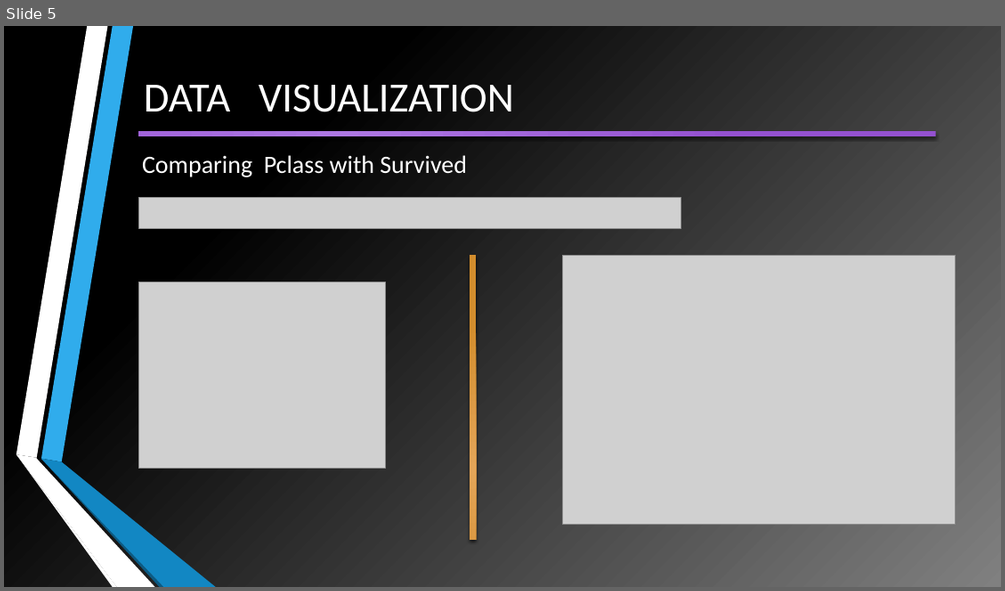
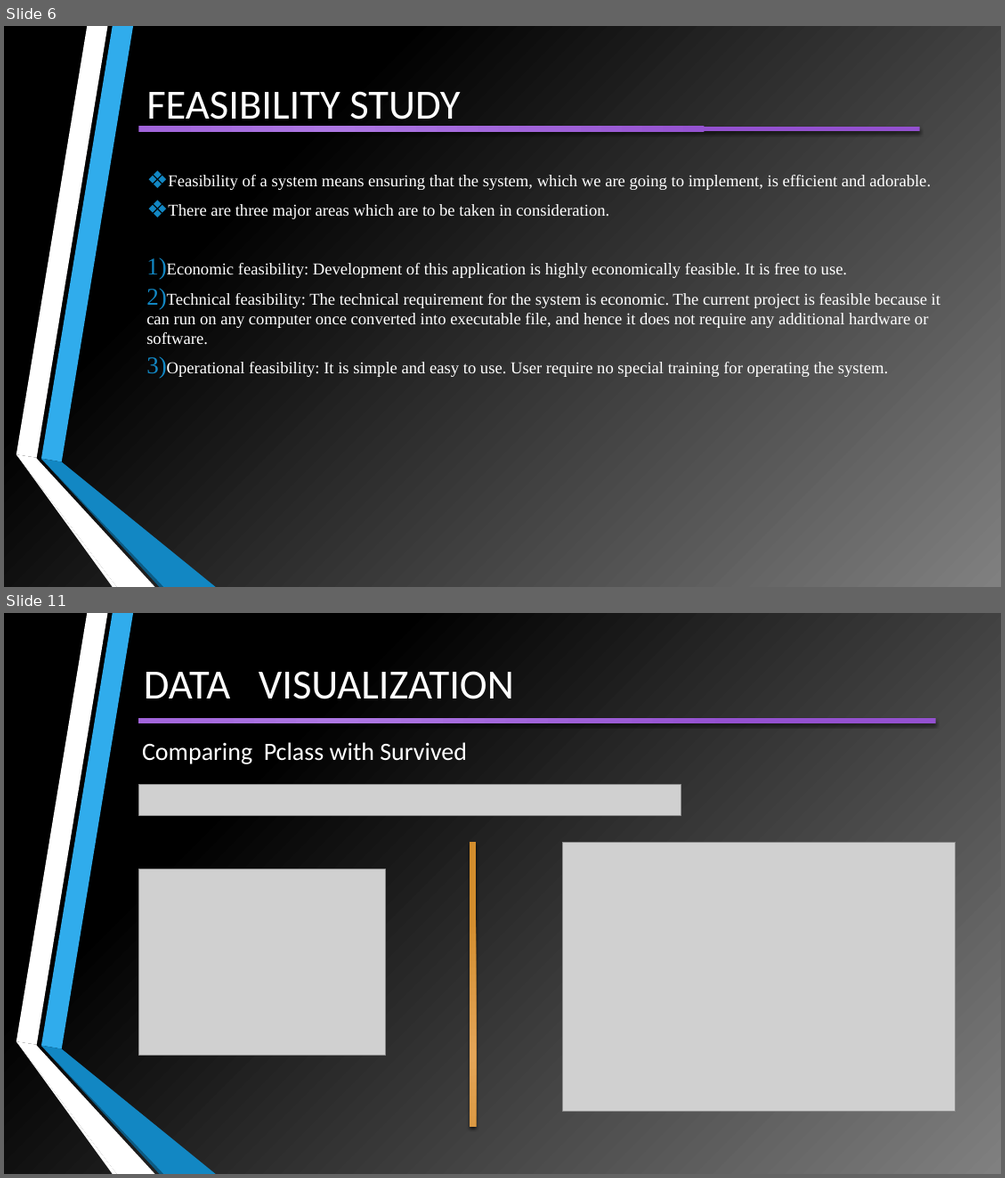
Before and after one commit to VirendraVerma-Viru/Titanic-Project-ML, a slide deck: TITANIC SURVIVOR PREDICTION.pptx. Shown one above the other, each under a label of ours: slide 5 before the commit, slides 6 and 11 after it; the slides between them are not shown. The pictures are 1005x591 and 1005x1178 pixels, drawn with LibreOffice and Linux fonts; fonts in the diff are those of the drawing; grey boxes stand for pictures. Boxes give left, top, right and bottom in pixels: in the first picture for what was removed or moved away, otherwise in the second. Text is boxed around its words. In the diff, an @@ line names an element or a change of style, - is before the commit and + after.

```diff
--- a/TITANIC SURVIVOR PREDICTION.pptx
+++ b/TITANIC SURVIVOR PREDICTION.pptx
@@ slide 6 added at (4,26,1001,587), background gradient #808080 to #000000; not listed: 6 template elements that a slide beside it also shows @@
@@ title added at (146,91,460,129), 40 pt, text #FFFFFF @@
+FEASIBILITY STUDY
@@ rectangle added at (139,127,920,131), fill gradient #AE78E3 to #9452D1 @@
@@ text added at (146,175,940,377), 16 pt, text #FFFFFF @@
+❖ Feasibility of a system means ensuring that the system, which we are going to implement, is efficient and adorable.
+❖ There are three major areas which are to be taken in consideration.
+1) Economic feasibility: Development of this application is highly economically feasible. It is free to use.
+2) Technical feasibility: The technical requirement for the system is economic. The current project is feasible because it can run on any computer once converted into executable file, and hence it does not require any additional hardware or software.
+3) Operational feasibility: It is simple and easy to use. User require no special training for operating the system.
@@ what was slide 5 is now slide 11 @@
```
Also in this commit, not shown: 6 slides changed, 7 other slides added, 2 other files.
